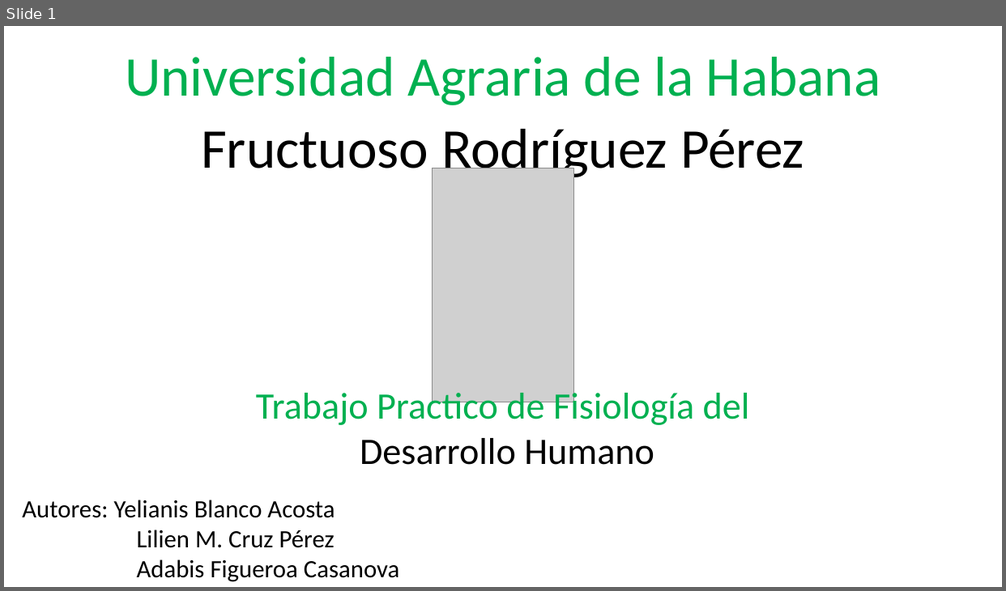
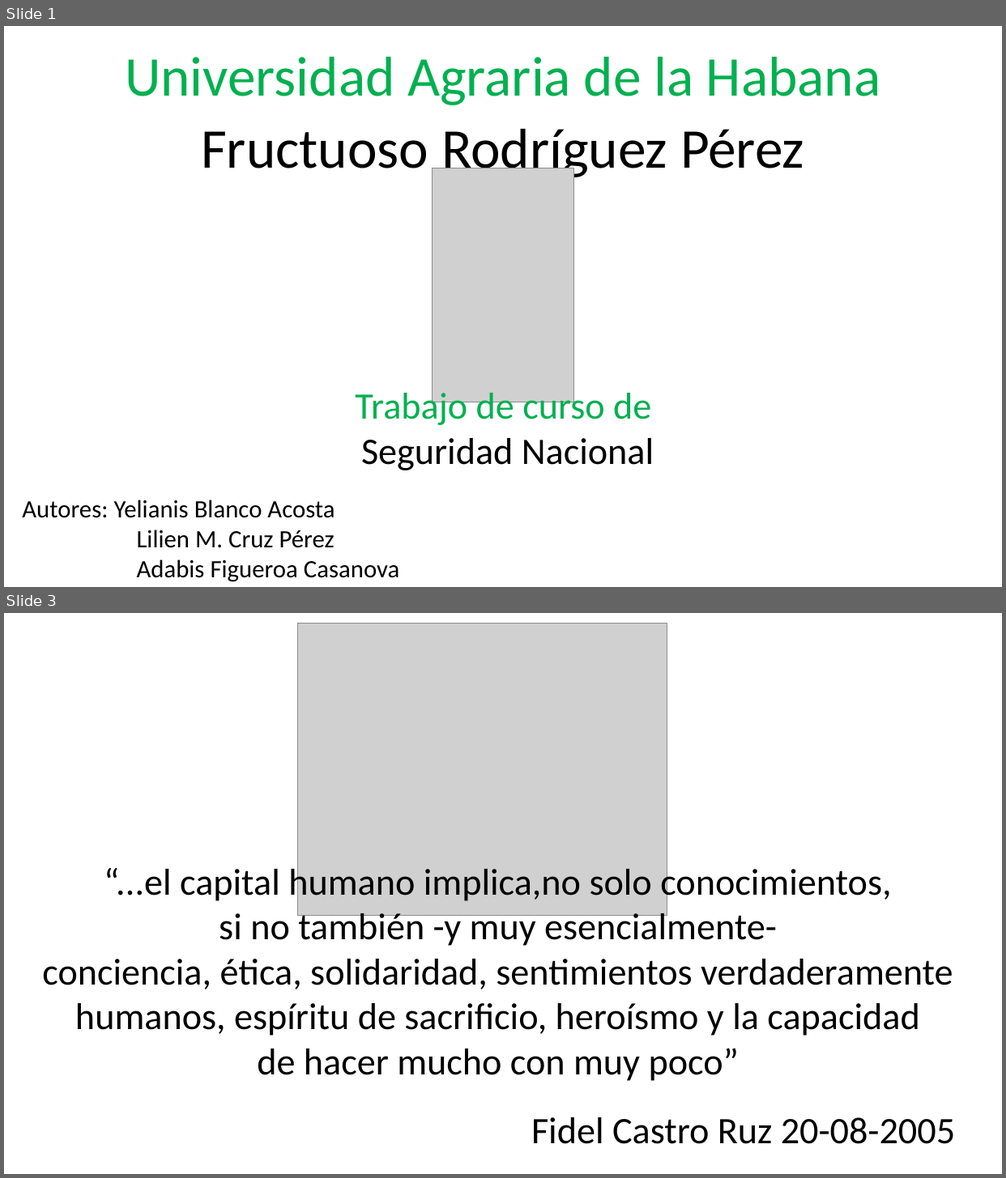
Before and after one commit to yeli120498/yeli120498, a slide deck: Ier Semestre/Seguridad Nacional/Presentacion de seguridad nacionañ.pptx. Shown one above the other, each under a label of ours: slide 1 before the commit, slides 1 and 3 after it; the slides between them are not shown. The pictures are 1006x591 and 1006x1178 pixels, drawn with LibreOffice and Linux fonts; fonts in the diff are those of the drawing; grey boxes stand for pictures. Boxes give left, top, right and bottom in pixels: in the first picture for what was removed or moved away, otherwise in the second. Text is boxed around its words. In the diff, an @@ line names an element or a change of style, - is before the commit and + after.

Commit message:
Presentacion y distribucion de la presentacion del trabajo de seguridad nacional

```diff
--- a/Ier Semestre/Seguridad Nacional/Presentacion de seguridad nacionañ.pptx
+++ b/Ier Semestre/Seguridad Nacional/Presentacion de seguridad nacionañ.pptx
@@ slide 3 added at (4, 613, 1002, 1174), background #FFFFFF @@
@@ picture added at (297, 624, 667, 916) @@
@@ text added at (42, 863, 953, 1081), 36 pt, text #000000 @@
+“...el capital humano implica,no solo conocimientos,
+si no también -y muy esencialmente-
+conciencia, ética, solidaridad, sentimientos verdaderamente
+humanos, espíritu de sacrificio, heroísmo y la capacidad
+de hacer mucho con muy poco”
@@ text added at (531, 1118, 955, 1144), 36 pt, text #000000 @@
+Fidel Castro Ruz 20-08-2005
@@ slide 1 changed as well @@
@@ text at (355, 388, 654, 471): text changed; text colour #00B050 to #000000 @@
-Trabajo Practico de Fisiología del
-Desarrollo Humano
+Trabajo de curso de
+Seguridad Nacional
```
Also in this commit, not shown: 1 other slide changed, 6 other slides added, 12 slides removed, 1 other file.
